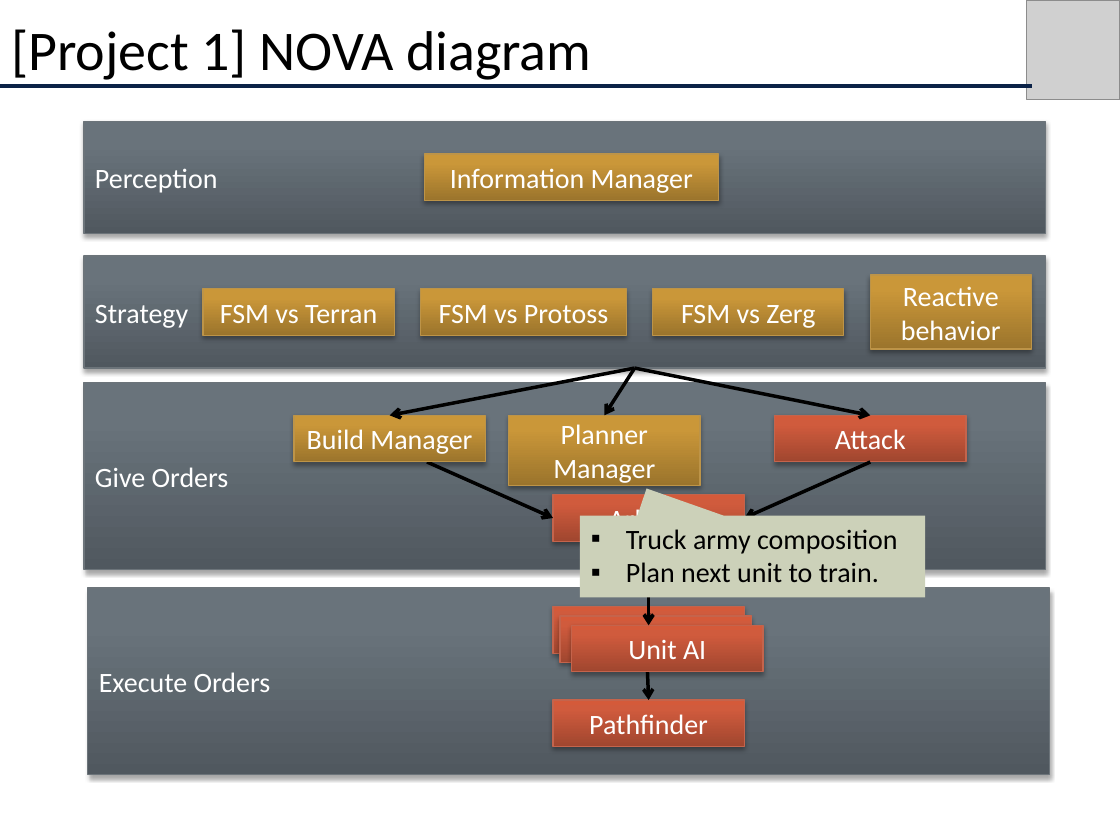
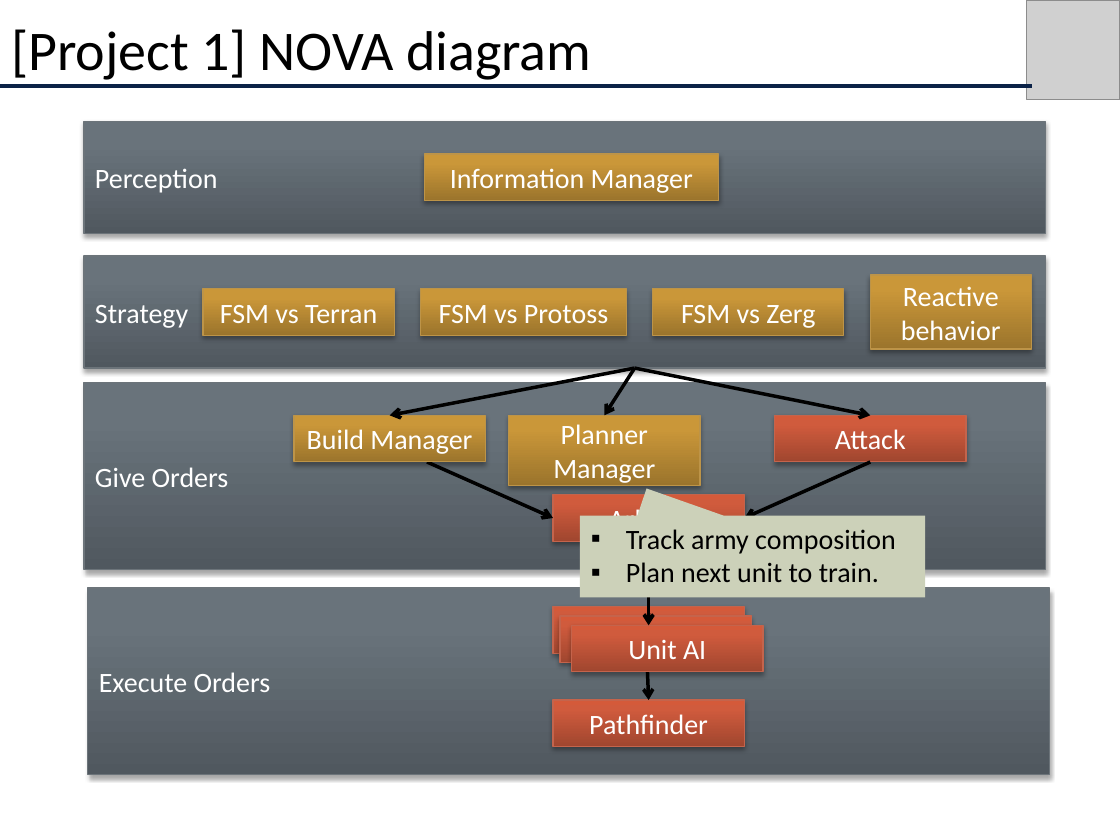
Before and after one commit to albertouri/psmage, a slide deck: slide 14 of docs/CS680Presentation.pptx (slide 13 before the commit). Drawn at 1120x840 pixels with LibreOffice and Linux fonts; fonts in the diff are those of the drawing; grey boxes stand for pictures. Boxes give left, top, right and bottom in pixels: in the first picture for what was removed or moved away, otherwise in the second. Text is boxed around its words. In the diff, an @@ line names an element or a change of style, - is before the commit and + after.

```diff
--- a/docs/CS680Presentation.pptx
+++ b/docs/CS680Presentation.pptx
@@ text in speech box at (x1=626, y1=529, x2=896, y2=554): text changed @@
-▪ Truck army composition
+▪ Track army composition
```
Also in this commit, not shown: 4 other slides changed, 9 slides added, 6 other files.
